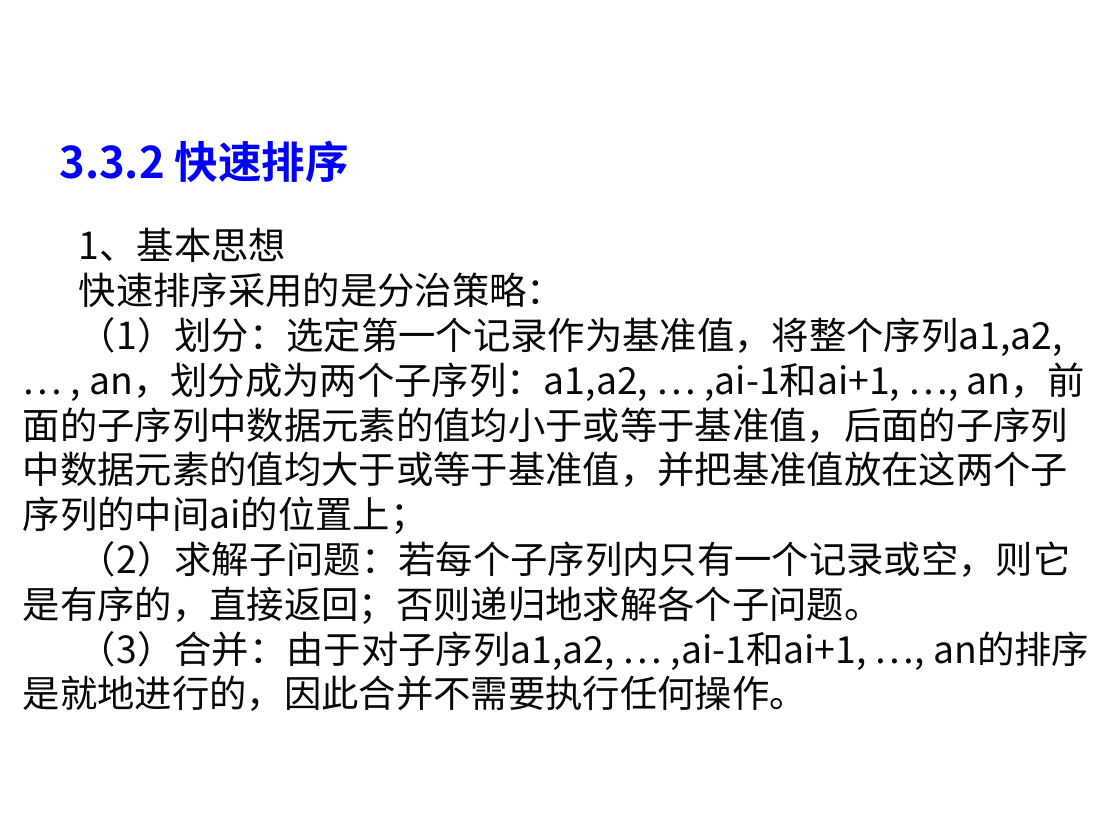
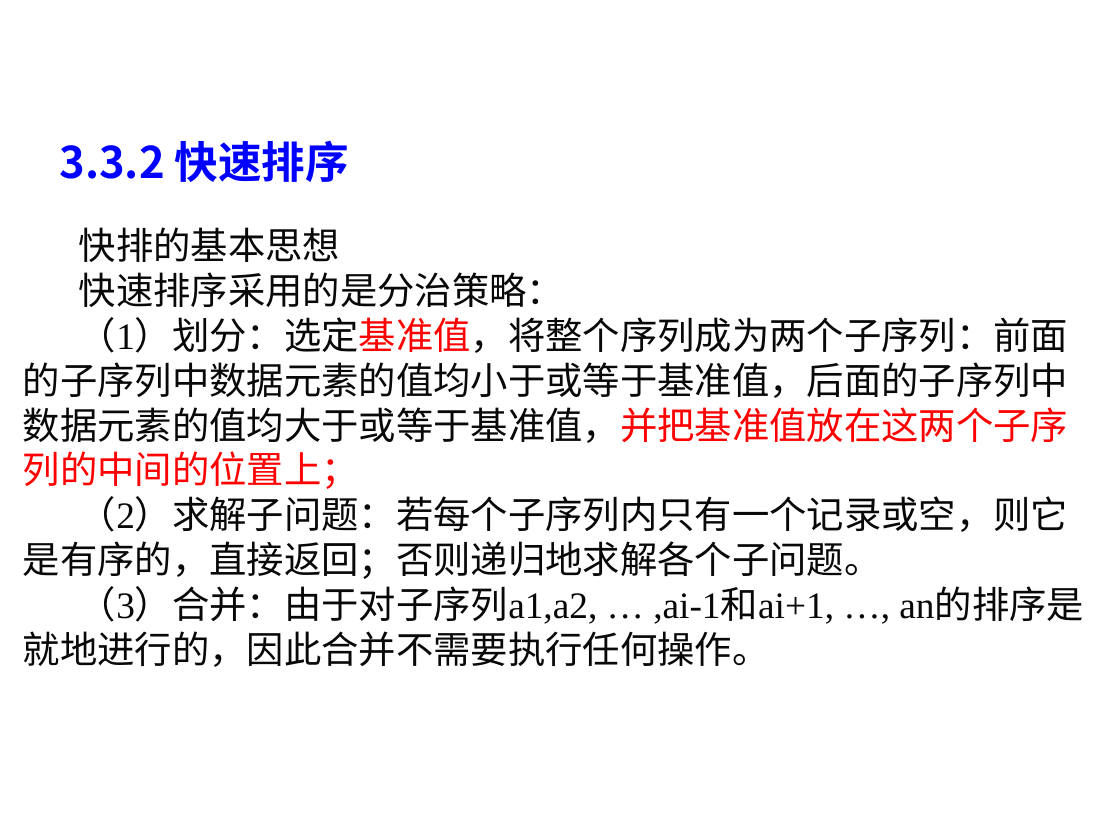
Before and after one commit to liutongling/DP, a slide deck: slide 38 of file/第3章 分治法计.pptx (slide 43 before the commit). Drawn at 1120x840 pixels with LibreOffice and Linux fonts; fonts in the diff are those of the drawing; background and template pictures are left out. Boxes give left, top, right and bottom in pixels: in the first picture for what was removed or moved away, otherwise in the second. Text is boxed around its words. In the diff, an @@ line names an element or a change of style, - is before the commit and + after.

```diff
--- a/file/第3章 分治法计.pptx
+++ b/file/第3章 分治法计.pptx
@@ text at (x1=79, y1=227, x2=340, y2=262): text changed; font Noto Sans CJK SC to Times New Roman @@
-1、基本思想
+快排的基本思想
@@ text at (x1=23, y1=272, x2=1068, y2=667): font Noto Sans CJK SC to Times New Roman in "快速排序采用的是分治策略：", "（2）求解子问题：若每个子序列内只有一个记录或空，则它是有序的，直接返回；否则递归地求解各个子问题。", "（3）合并：由于对子序列a1,a2, … ,ai-1和ai+1, …, an的排序是就地进行的，因此合并不需要执行任何操 ..." @@
@@ text at (x1=23, y1=317, x2=1068, y2=489): text changed; font Noto Sans CJK SC to Times New Roman @@
-（1）划分：选定第一个记录作为基准值，将整个序列a1,a2, … , an，划分成为两个子序列：a1,a2, … ,ai-1和ai+1, …, an，前面的子序列中数据元素的值均小于或等于基准值，后面的子序列中数据元素的值均大于或等于基准值，并把基准值放在这两个子序列的中间ai的位置上；
+（1）划分：选定基准值，将整个序列成为两个子序列：前面的子序列中数据元素的值均小于或等于基准值，后面的子序列中数据元素的值均大于或等于基准值，并把基准值放在这两个子序列的中间的位置上；
```
Also in this commit, not shown: 3 other slides changed, 4 slides added, 10 slides removed, 2 other files.
